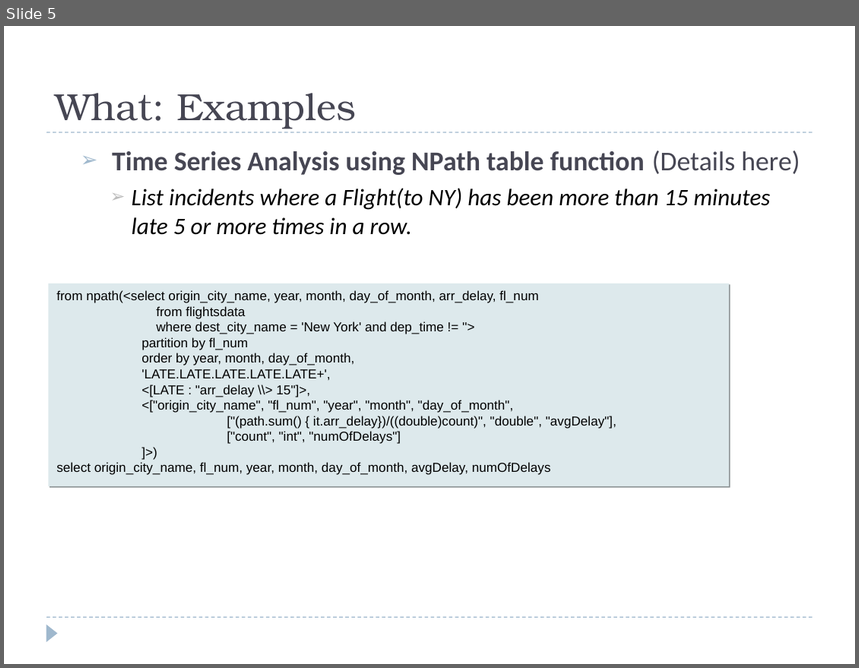
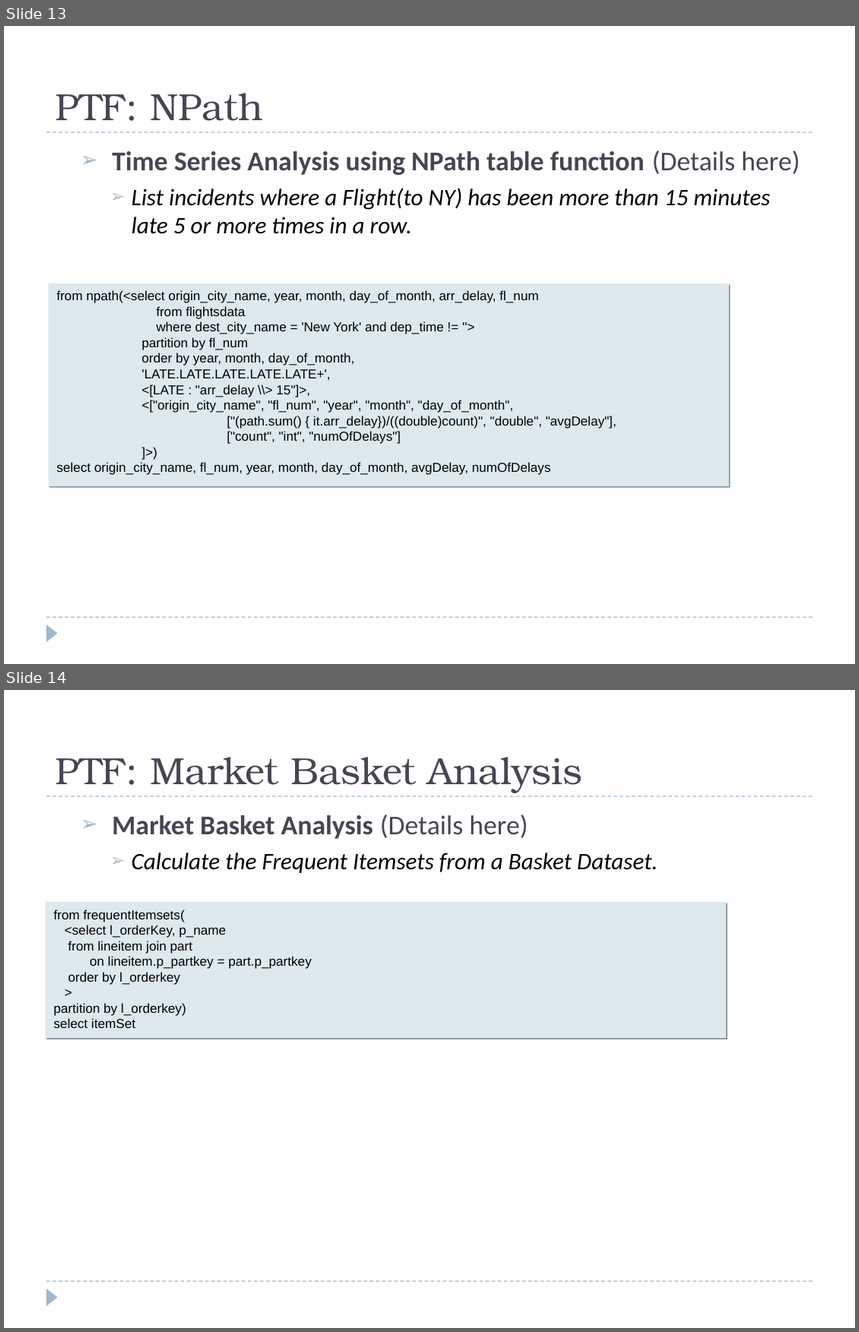
Before and after one commit to hbutani/SQLWindowing, a slide deck: docs/SQW.ppt. Shown one above the other, each under a label of ours: slide 5 before the commit, slides 13 and 14 after it. The pictures are 859x668 and 859x1332 pixels, drawn with LibreOffice and Linux fonts; fonts in the diff are those of the drawing. Boxes give left, top, right and bottom in pixels: in the first picture for what was removed or moved away, otherwise in the second. Text is boxed around its words. In the diff, an @@ line names an element or a change of style, - is before the commit and + after.

```diff
--- a/docs/SQW.ppt
+++ b/docs/SQW.ppt
@@ slide 14 added at (4, 690, 855, 1328), background #FFFFFF; not listed: 3 template elements that a slide beside it also shows @@
@@ title added at (55, 757, 582, 793), 32 pt, text #464653 @@
+PTF: Market Basket Analysis
@@ text added at (112, 815, 658, 873), 20 pt, text #000000, italic @@
+  ➢ Market Basket Analysis (Details here)
+    ➢ Calculate the Frequent Itemsets from a Basket Dataset.
@@ rectangle added at (46, 902, 727, 1038), fill #DDE9EC, 11 pt, text #000000 @@
+from frequentItemsets(
+<select l_orderKey, p_name
+from lineitem join part
+on lineitem.p_partkey = part.p_partkey
+order by l_orderkey
+>
+partition by l_orderkey)
+select itemSet
@@ what was slide 5 is now slide 13 @@
@@ slide 13 changed as well @@
@@ title at (55, 93, 264, 121): text changed @@
-What: Examples
+PTF: NPath
```
Also in this commit, not shown: 4 other slides changed, 12 other slides added.
